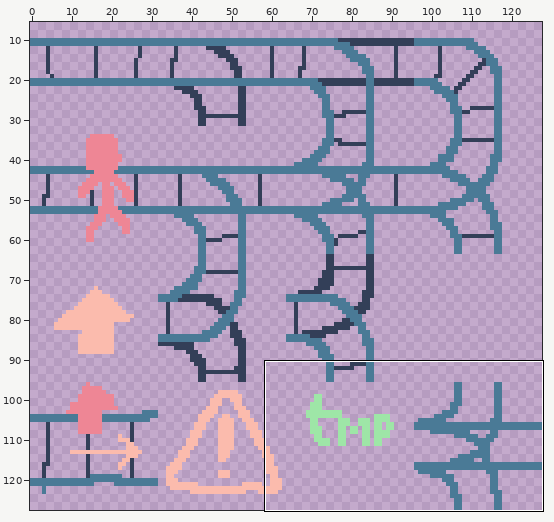
Two versions of one pixel-art file, assets/images/tilemap-smaller.aseprite. The first picture is a wide view before the edit; the outline marks the close-up.
Close-up. As it was:
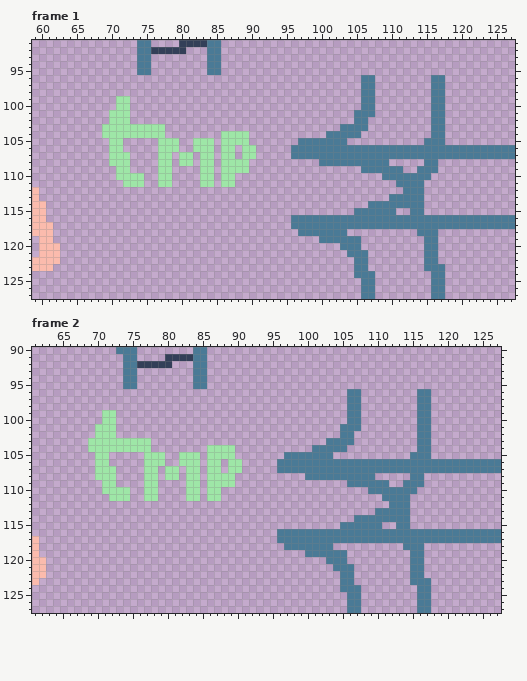
128x128 pixels, 2 frames. Shown: frame 1: x 59..127, y 91..127; frame 2: x 61..127, y 90..127. The wide view leaves out empty margins.
And afterwards:
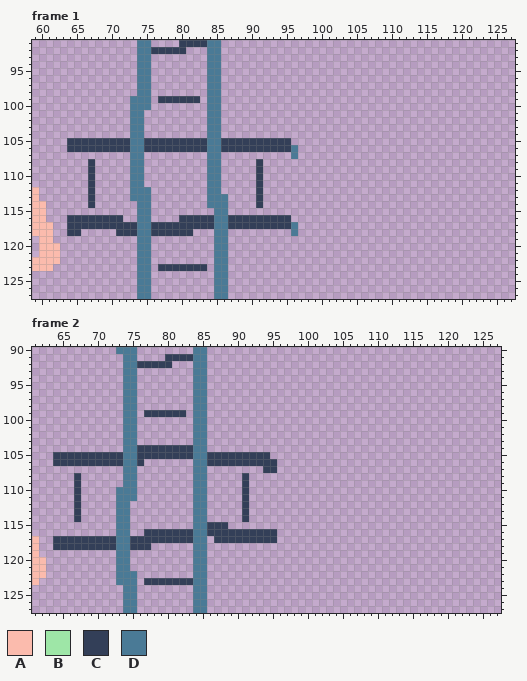
Palette (. is transparent): A #fbbbad  B #9ee6a7  C #333f58  D #4a7a96
Changes in this commit:
--- frame 1
@@ x 59..127 @@
  95 ...............DD........DD..........................................
- 96 ...............................................DD........DD..........
- 97 ...............................................DD........DD..........
- 98 ...............................................DD........DD..........
- 99 ............BB.................................DD........DD..........
-100 ............BB.................................DD........DD..........
-101 ...........BBB................................DDD........DD..........
-102 ...........BBB................................DD.........DD..........
-103 ..........BBBBBBBBB.........................DDDD.........DD..........
-104 ..........BBBBBBBBB........BBBB...........DDDDD..........DD..........
-105 ...........BB.....BBB..BBB.BBBB.......DDDDDDD...........DDD..........
-106 ...........BB.....BBB..BBB.BB.BB.....DDDDDDDDDDDDDDDDDDDDDDDDDDDDDDDD
-107 ...........BBB....BB.BB.BB.BB.BB.....DDDDDDDDDDDDDDDDDDDDDDDDDDDDDDDD
-108 ...........BBB....BB.BB.BB.BBBB..........DDDDDDDDDD.....DD...........
-109 ............BB....BB....BB.BBBB................DDDDDD..DDD...........
-110 ............BBBB..BB....BB.BB.....................DDDDDDD............
-111 .............BBB..BB....BB.BB.......................DDDD.............
-112 A....................................................DDD.............
-113 A..................................................DDDDD.............
-114 AA..............................................DDDDDDDD.............
-115 AA............................................DDDDDD..DD.............
-116 AA...................................DDDDDDDDDDDDDDDDDDDDDDDDDDDDDDDD
-117 AAA..................................DDDDDDDDDDDDDDDDDDDDDDDDDDDDDDDD
-118 AAA...................................DDDDDDD..........DDD...........
-119 .AA......................................DDDDDD.........DD...........
-120 .AAA........................................DDD.........DD...........
-121 .AAA.........................................DDD........DD...........
-122 AAAA..........................................DD........DD...........
-123 AAA...........................................DD........DDD..........
-124 ..............................................DDD........DD..........
-125 ...............................................DD........DD..........
-126 ...............................................DD........DD..........
-127 ...............................................DD........DD..........
+ 96 ...............DD........DD..........................................
+ 97 ...............DD........DD..........................................
+ 98 ...............DD........DD..........................................
+ 99 ..............DDD.CCCCCC.DD..........................................
+100 ..............DDD........DD..........................................
+101 ..............DD.........DD..........................................
+102 ..............DD.........DD..........................................
+103 ..............DD.........DD..........................................
+104 ..............DD.........DD..........................................
+105 .....CCCCCCCCCDDCCCCCCCCCDDCCCCCCCCCC................................
+106 .....CCCCCCCCCDDCCCCCCCCCDDCCCCCCCCCCD...............................
+107 ..............DD.........DD..........D...............................
+108 ........C.....DD.........DD.....C....................................
+109 ........C.....DD.........DD.....C....................................
+110 ........C.....DD.........DD.....C....................................
+111 ........C.....DD.........DD.....C....................................
+112 A.......C.....DDD........DD.....C....................................
+113 A.......C.....DDD........DDD....C....................................
+114 AA......C......DD........DDD....C....................................
+115 AA.............DD.........DD.........................................
+116 AA...CCCCCCCC..DD....CCCCCDDCCCCCCCCC................................
+117 AAA..CCCCCCCCCCDDCCCCCCCCCDDCCCCCCCCCD...............................
+118 AAA..CC.....CCCDDCCCCCC...DD.........D...............................
+119 .AA............DD.........DD.........................................
+120 .AAA...........DD.........DD.........................................
+121 .AAA...........DD.........DD.........................................
+122 AAAA...........DD.........DD.........................................
+123 AAA............DD.CCCCCCC.DD.........................................
+124 ...............DD.........DD.........................................
+125 ...............DD.........DD.........................................
+126 ...............DD.........DD.........................................
+127 ...............DD.........DD.........................................
--- frame 2
@@ x 61..127 @@
  95 .............DD........DD..........................................
- 96 .............................................DD........DD..........
- 97 .............................................DD........DD..........
- 98 .............................................DD........DD..........
- 99 ..........BB.................................DD........DD..........
-100 ..........BB.................................DD........DD..........
-101 .........BBB................................DDD........DD..........
-102 .........BBB................................DD.........DD..........
-103 ........BBBBBBBBB.........................DDDD.........DD..........
-104 ........BBBBBBBBB........BBBB...........DDDDD..........DD..........
-105 .........BB.....BBB..BBB.BBBB.......DDDDDDD...........DDD..........
-106 .........BB.....BBB..BBB.BB.BB.....DDDDDDDDDDDDDDDDDDDDDDDDDDDDDDDD
-107 .........BBB....BB.BB.BB.BB.BB.....DDDDDDDDDDDDDDDDDDDDDDDDDDDDDDDD
-108 .........BBB....BB.BB.BB.BBBB..........DDDDDDDDDD.....DD...........
-109 ..........BB....BB....BB.BBBB................DDDDDD..DDD...........
-110 ..........BBBB..BB....BB.BB.....................DDDDDDD............
-111 ...........BBB..BB....BB.BB.......................DDDD.............
-112 ...................................................DDD.............
-113 .................................................DDDDD.............
-114 ..............................................DDDDDDDD.............
-115 ............................................DDDDDD..DD.............
-116 ...................................DDDDDDDDDDDDDDDDDDDDDDDDDDDDDDDD
-117 A..................................DDDDDDDDDDDDDDDDDDDDDDDDDDDDDDDD
-118 A...................................DDDDDDD..........DDD...........
-119 A......................................DDDDDD.........DD...........
-120 AA........................................DDD.........DD...........
-121 AA.........................................DDD........DD...........
-122 AA..........................................DD........DD...........
-123 A...........................................DD........DDD..........
-124 ............................................DDD........DD..........
-125 .............................................DD........DD..........
-126 .............................................DD........DD..........
-127 .............................................DD........DD..........
+ 96 .............DD........DD..........................................
+ 97 .............DD........DD..........................................
+ 98 .............DD........DD..........................................
+ 99 .............DD.CCCCCC.DD..........................................
+100 .............DD........DD..........................................
+101 .............DD........DD..........................................
+102 .............DD........DD..........................................
+103 .............DD........DD..........................................
+104 .............DDCCCCCCCCDD..........................................
+105 ...CCCCCCCCCCDDCCCCCCCCDDCCCCCCCCC.................................
+106 ...CCCCCCCCCCDDC.......DDCCCCCCCCCC................................
+107 .............DD........DD........CC................................
+108 ......C......DD........DD.....C....................................
+109 ......C......DD........DD.....C....................................
+110 ......C.....DDD........DD.....C....................................
+111 ......C.....DDD........DD.....C....................................
+112 ......C.....DD.........DD.....C....................................
+113 ......C.....DD.........DD.....C....................................
+114 ......C.....DD.........DD.....C....................................
+115 ............DD.........DDCCC.......................................
+116 ............DD..CCCCCCCDDCCCCCCCCCC................................
+117 A..CCCCCCCCCDDCCCCCCCCCDD.CCCCCCCCC................................
+118 A..CCCCCCCCCDDCCC......DD..........................................
+119 A...........DD.........DD..........................................
+120 AA..........DD.........DD..........................................
+121 AA..........DD.........DD..........................................
+122 AA..........DDD........DD..........................................
+123 A...........DDD.CCCCCCCDD..........................................
+124 .............DD........DD..........................................
+125 .............DD........DD..........................................
+126 .............DD........DD..........................................
+127 .............DD........DD..........................................
Pixel boxes of the changes (left, top, right, bottom) in both close-ups:
changed: (67, 75, 515, 299)
changed: (53, 389, 501, 613)
